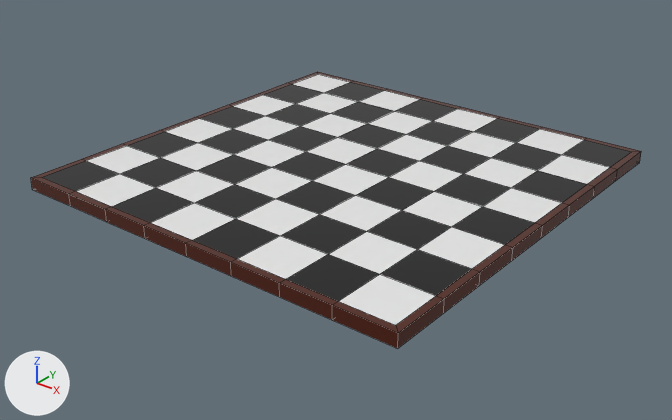
The FBX model Assets/prefabs/3d models/checkers.FBX as it was, and as the next commit left it.
Before and after are seen from a camera (50 mm lens) standing at (0.528, -0.542, 0.297) and looking at (0.115, -0.024, -0.023). The lights are fixed; the arrows at lower left show +X, +Y and +Z. Mesh edges are drawn as thin lines. Where no turn or scale is listed for an object, it has been applied to the vertices.

Before the edit, the objects in view are built like this:
```python
me_mesh = bpy.data.meshes.new('Mesh')
me_mesh.from_pydata(...)  # 226 vertices, 224 faces; spans x -0.171..0.171, y -0.171..0.171, z 0.0..0.01
# faces by material slot: [32, 32, 160]
me_mesh.materials.append(mat_material__41)  # white #eaeaea
me_mesh.materials.append(mat_material__3)  # black #000000
me_mesh.materials.append(mat_material__26)  # brown #4f1b05
ob_box001 = bpy.data.objects.new('Box001', me_mesh)
ob_box001.location = (0.1121, -0.0086, 0.0)
```
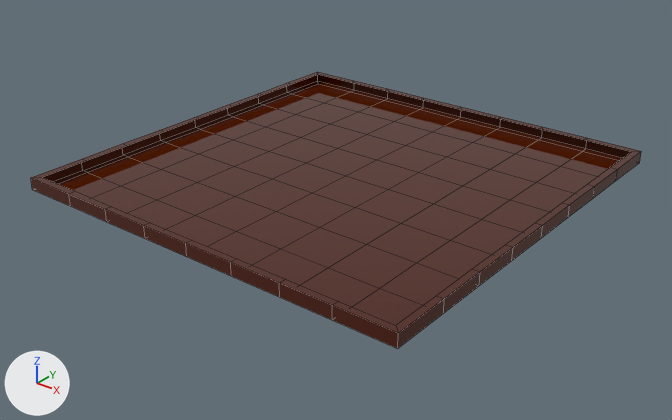
The change, as a list of edits to the scene's bpy script:
```text
Change me_mesh:
    used by ob_box001; location = (0.1121, -0.0086, 0.0)
    remove me_mesh.from_pydata(...)  # 226 vertices, 224 faces; spans x -0.171..0.171, y -0.171..0.171, z 0.0..0.01
    remove me_mesh.materials.append(mat_material__41)  # white #eaeaea
    remove me_mesh.materials.append(mat_material__3)  # black #000000
    add me_mesh.from_pydata(...)  # 177 vertices, 160 faces; spans x -0.171..0.171, y -0.171..0.171, z 0.0..0.01
    me_mesh part 1
    49 vertices are removed from x -0.124..0.124, y -0.124..0.124, z 0.01
    64 faces are deleted
```

Where the change shows, as pixel boxes (x1, y1, x2, y2) in the pictures (672 x 420 px):
part 1 of me_mesh, deleted: before (42, 74, 631, 325)
